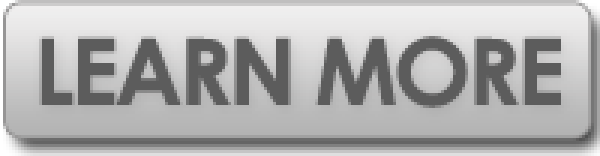
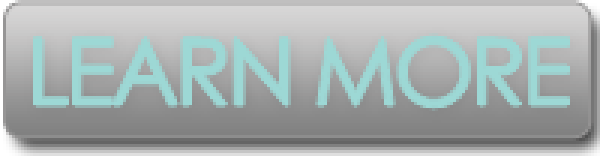
Layers edited between the first and the second 600×156 image:
renamed "LEARN MORE copy" to "LEARN MORE", painted on it over [33,36,570,108]
